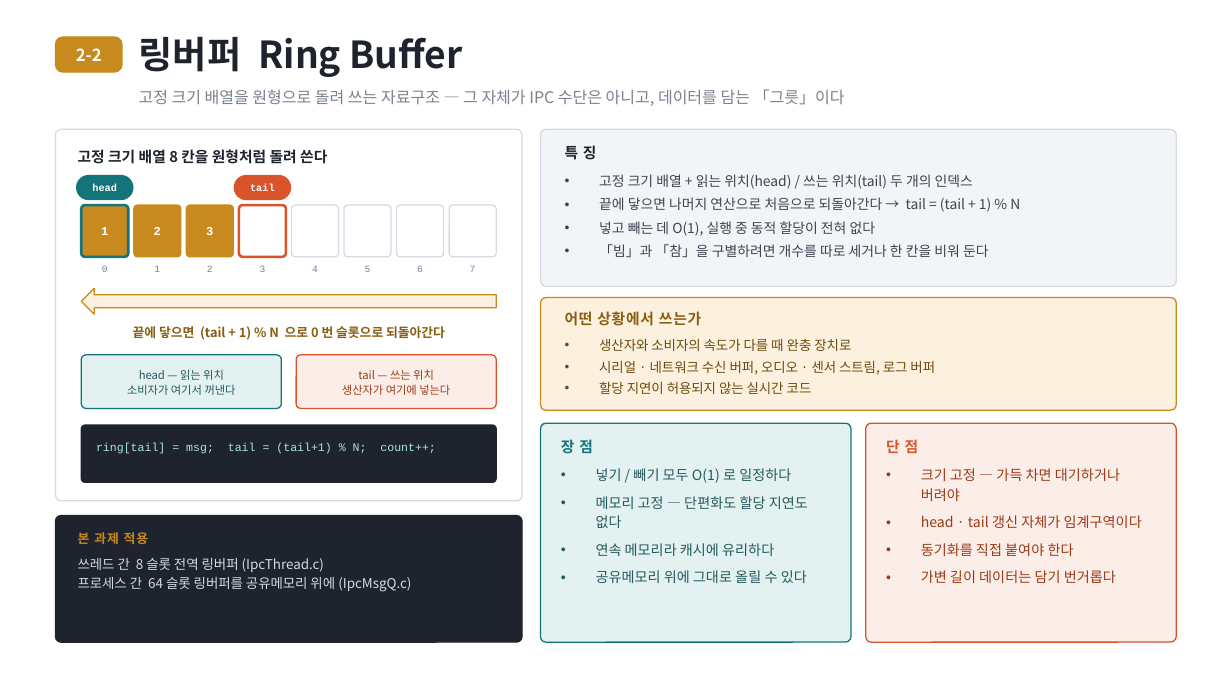
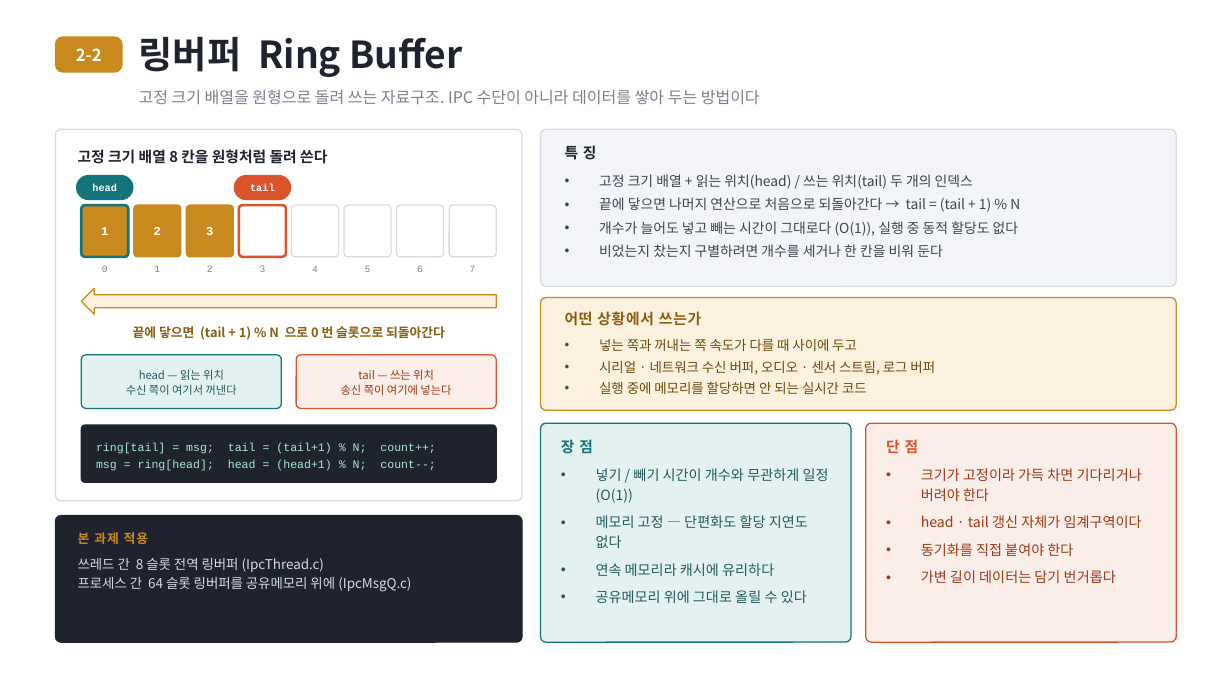
Before and after one commit to harley-hwan/IpcProc, a slide deck: slide 9 of ref/발표자료/IPC_발표자료.pptx. Drawn at 1232x693 pixels with LibreOffice and Linux fonts; fonts in the diff are those of the drawing. Boxes give left, top, right and bottom in pixels: in the first picture for what was removed or moved away, otherwise in the second. Text is boxed around its words. In the diff, an @@ line names an element or a change of style, - is before the commit and + after.

Commit message:
발표자료 2-3 장 정비 및 용어 정리
- 뮤텍스/세마포어 장을 핵심 위주로 다시 쓰고 장별 별첨 추가
- 슬라이드 항목을 대본이 모두 짚도록 양쪽 정렬
- 바쁜 대기 설명 정정: 뮤텍스도 커널이 재워 줌, 조건 대기 오용 시에만 발생
- 11장 비교표에 데이터 단위/복사 횟수/용량 근거 명시
- 12장 CRITICAL_SECTION, Named Mutex 실제 호출 순서 추가
- 생산자/소비자 대신 송신/수신 으로 용어 통일
- 각 장 하단 예상 질문 45항목

```diff
--- a/ref/발표자료/IPC_발표자료.pptx
+++ b/ref/발표자료/IPC_발표자료.pptx
@@ text at <box>139,90,760,104</box>: text changed @@
-고정 크기 배열을 원형으로 돌려 쓰는 자료구조 — 그 자체가 IPC 수단은 아니고, 데이터를 담는 「그릇」이다
+고정 크기 배열을 원형으로 돌려 쓰는 자료구조. IPC 수단이 아니라 데이터를 쌓아 두는 방법이다
@@ text at <box>599,221,1019,257</box>: text changed @@
-• 넣고 빼는 데 O(1), 실행 중 동적 할당이 전혀 없다
-• 「빔」과 「참」을 구별하려면 개수를 따로 세거나 한 칸을 비워 둔다
+• 개수가 늘어도 넣고 빼는 시간이 그대로다 (O(1)), 실행 중 동적 할당도 없다
+• 비었는지 찼는지 구별하려면 개수를 세거나 한 칸을 비워 둔다
@@ text at <box>599,339,857,351</box>: text changed @@
-• 생산자와 소비자의 속도가 다를 때 완충 장치로
+• 넣는 쪽과 꺼내는 쪽 속도가 다를 때 사이에 두고
@@ text at <box>126,384,237,395</box>: text changed @@
-소비자가 여기서 꺼낸다
+수신 쪽이 여기서 꺼낸다
@@ text at <box>341,384,451,395</box>: text changed @@
-생산자가 여기에 넣는다
+송신 쪽이 여기에 넣는다
@@ text at <box>599,381,867,394</box>: text changed @@
-• 할당 지연이 허용되지 않는 실시간 코드
+• 실행 중에 메모리를 할당하면 안 되는 실시간 코드
@@ text at <box>228,443,436,471</box>: paragraph added @@
+msg = ring[head]; head = (head+1) % N; count--;
@@ text at <box>596,468,829,503</box>: text changed @@
-• 넣기 / 빼기 모두 O(1) 로 일정하다
+• 넣기 / 빼기 시간이 개수와 무관하게 일정 (O(1))
@@ text at <box>921,468,1142,501</box>: text changed @@
-• 크기 고정 — 가득 차면 대기하거나 버려야
+• 크기가 고정이라 가득 차면 기다리거나 버려야 한다
```
Also in this commit, not shown: 13 other slides changed, 7 other files.
